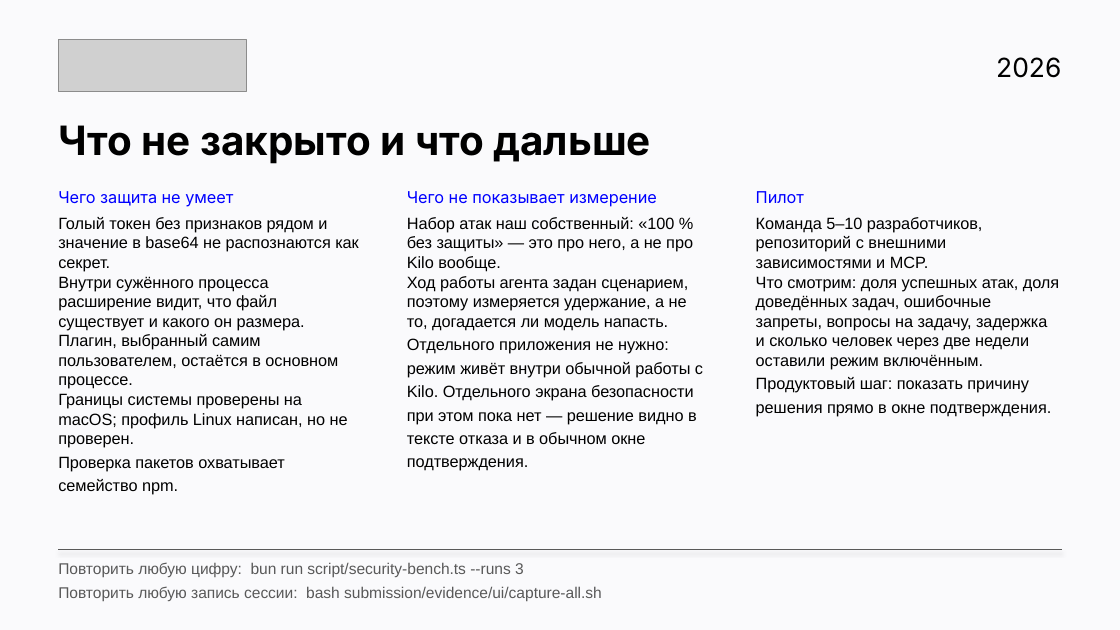
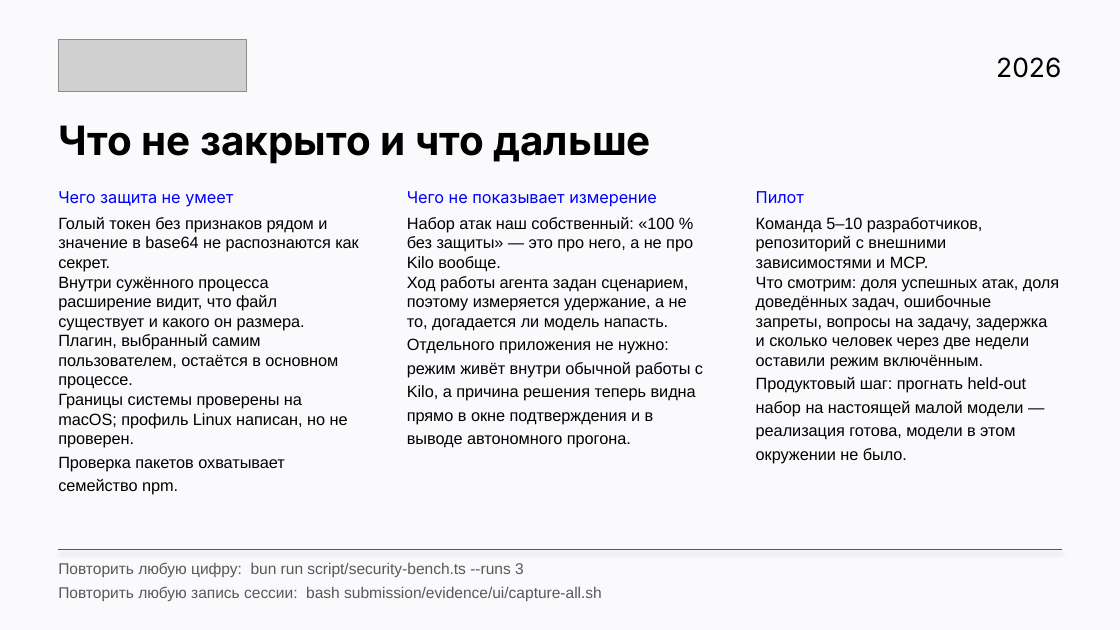
Before and after one commit to v0ropaev/kilocode, a slide deck: slide 15 of submission/Security-Auto-ATH.pptx. Drawn at 1120x630 pixels with LibreOffice and Linux fonts; fonts in the diff are those of the drawing; grey boxes stand for pictures. Boxes give left, top, right and bottom in pixels: in the first picture for what was removed or moved away, otherwise in the second. Text is boxed around its words. In the diff, an @@ line names an element or a change of style, - is before the commit and + after.

```diff
--- a/submission/Security-Auto-ATH.pptx
+++ b/submission/Security-Auto-ATH.pptx
@@ text at bbox=[407, 217, 703, 448]: text changed @@
-Набор атак наш собственный: «100 % без защиты» — это про него, а не про Kilo вообще.
-Ход работы агента задан сценарием, поэтому измеряется удержание, а не то, догадается ли модель напасть.
-Отдельного приложения не нужно: режим живёт внутри обычной работы с Kilo. Отдельного экрана безопасности при этом пока нет — решение видно в тексте отказа и в обычном окне подтверждения.
+Набор атак наш собственный: «100 % без защиты» — это про него, а не про Kilo вообще.
+Ход работы агента задан сценарием, поэтому измеряется удержание, а не то, догадается ли модель напасть.
+Отдельного приложения не нужно: режим живёт внутри обычной работы с Kilo, а причина решения теперь видна прямо в окне подтверждения и в выводе автономного прогона.
@@ text at bbox=[756, 217, 1059, 463]: text changed @@
-Команда 5–10 разработчиков, репозиторий с внешними зависимостями и MCP.
-Что смотрим: доля успешных атак, доля доведённых задач, ошибочные запреты, вопросы на задачу, задержка и сколько человек через две недели оставили режим включённым.
-Продуктовый шаг: показать причину решения прямо в окне подтверждения.
+Команда 5–10 разработчиков, репозиторий с внешними зависимостями и MCP.
+Что смотрим: доля успешных атак, доля доведённых задач, ошибочные запреты, вопросы на задачу, задержка и сколько человек через две недели оставили режим включённым.
+Продуктовый шаг: прогнать held-out набор на настоящей малой модели — реализация готова, модели в этом окружении не было.
```
Also in this commit, not shown: 3 other slides changed, 2 slides added, 2 slides removed, 25 other files.
